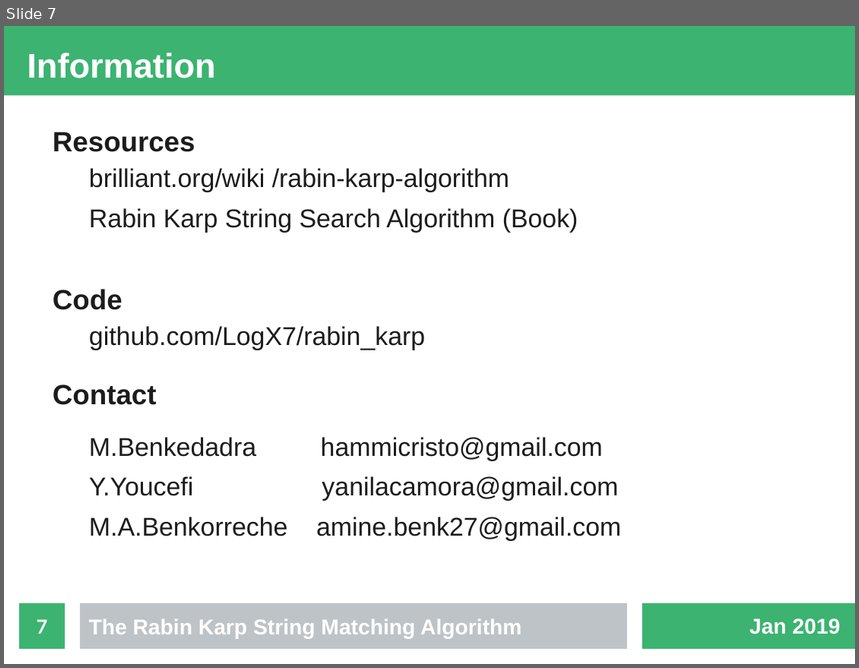
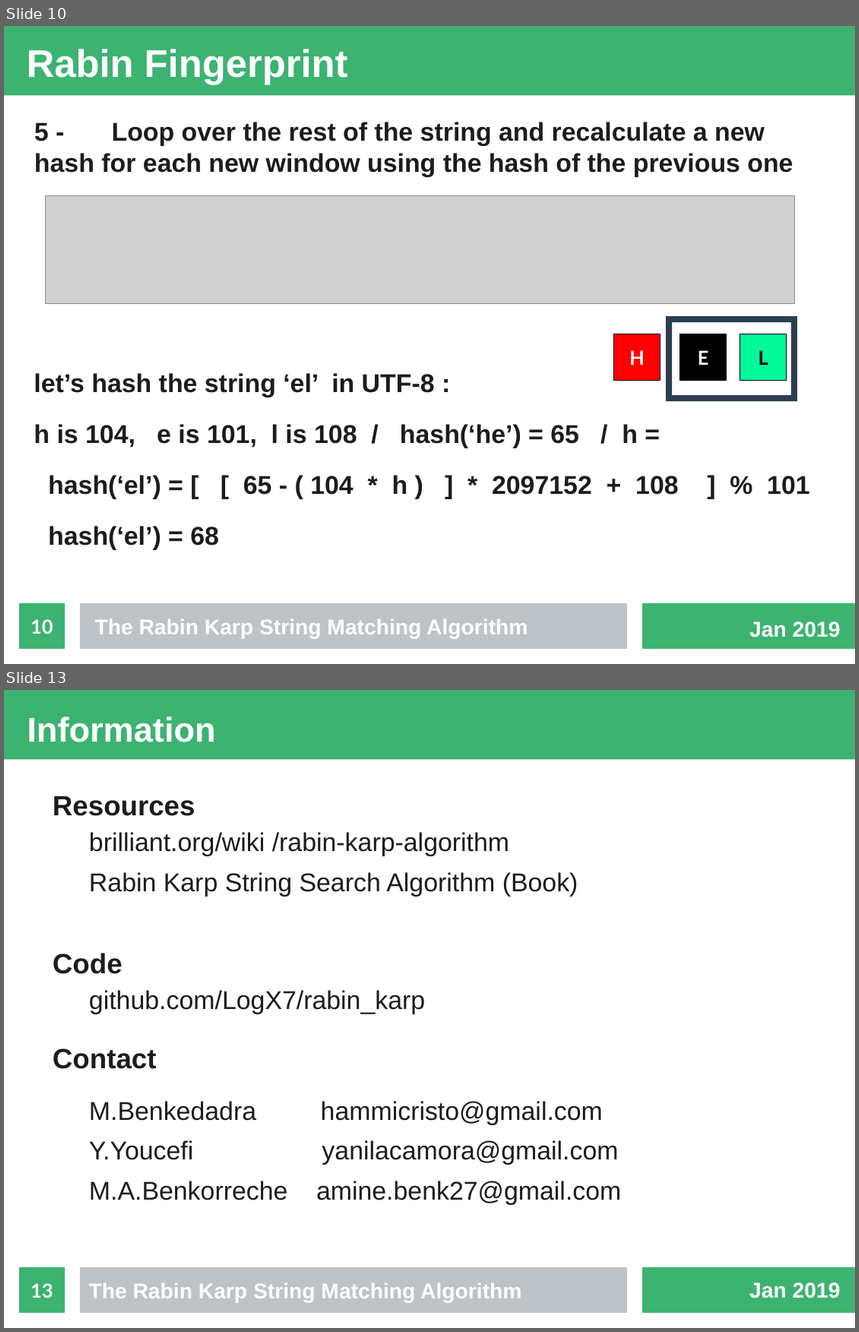
Before and after one commit to fennecinspace/Rabin-Karp, a slide deck: presentation/presentation.odp. Shown one above the other, each under a label of ours: slide 7 before the commit, slides 10 and 13 after it; the slides between them are not shown. The pictures are 859x668 and 859x1332 pixels, drawn with LibreOffice and Linux fonts; fonts in the diff are those of the drawing; grey boxes stand for pictures. Boxes give left, top, right and bottom in pixels: in the first picture for what was removed or moved away, otherwise in the second. Text is boxed around its words. In the diff, an @@ line names an element or a change of style, - is before the commit and + after.

```diff
--- a/presentation/presentation.odp
+++ b/presentation/presentation.odp
@@ slide 10 added at (4, 26, 855, 664), background #FFFFFF; not listed: 3 template elements that a slide beside it also shows @@
@@ title added at (27, 49, 348, 85), 36 pt, text #FFFFFF, bold @@
+Rabin Fingerprint
@@ text added at (34, 122, 793, 177), 24 pt, text #1C1C1C, bold @@
+5 - Loop over the rest of the string and recalculate a new hash for each new window using the hash of the previous one
@@ picture added at (45, 196, 795, 304) @@
@@ line added from (666, 319) to (797, 319), #2C3E50 5.67 pt @@
@@ line added from (669, 395) to (669, 319), #2C3E50 5.67 pt @@
@@ line added from (795, 319) to (795, 397), #2C3E50 5.67 pt @@
@@ rectangle added at (614, 335, 661, 380), fill #FF0000, outline #000000 0 pt, 18 pt, text #FFFFFF, bold @@
+H
@@ rectangle added at (680, 335, 727, 380), fill #000000, outline #000000 0 pt, 18 pt, text #FFFFFF, bold @@
+E
@@ rectangle added at (741, 335, 788, 380), fill #00FA9A, outline #000000 0 pt, 18 pt, text #000000, bold @@
+L
@@ text added at (34, 373, 810, 550), 24 pt, text #1C1C1C, bold @@
+let’s hash the string ‘el’ in UTF-8 :
+h is 104, e is 101, l is 108 / hash(‘he’) = 65 / h =
+hash(‘el’) = [ [ 65 - ( 104 * h ) ] * 2097152 + 108 ] % 101
+hash(‘el’) = 68
@@ line added from (666, 398) to (797, 398), #2C3E50 5.67 pt @@
@@ page number added at (19, 604, 65, 649), fill #3CB371, 18 pt, text #FFFFFF, bold @@
+10
@@ text added at (95, 620, 528, 639), 20 pt, text #FFFFFF, bold @@
+The Rabin Karp String Matching Algorithm
@@ text added at (750, 622, 841, 638), 20 pt, text #FFFFFF, bold @@
+Jan 2019
@@ what was slide 7 is now slide 13 @@
@@ page number at (31, 1284, 53, 1298): text changed @@
-7
+13
```
Also in this commit, not shown: 5 slides changed, 5 other slides added, 3 other files.
